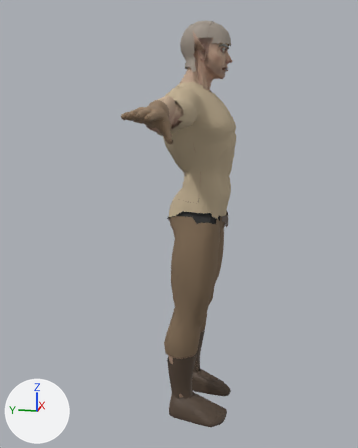
The glTF model game/models/own/races/ельф-чоловік.gltf as it was, and as the next commit left it.
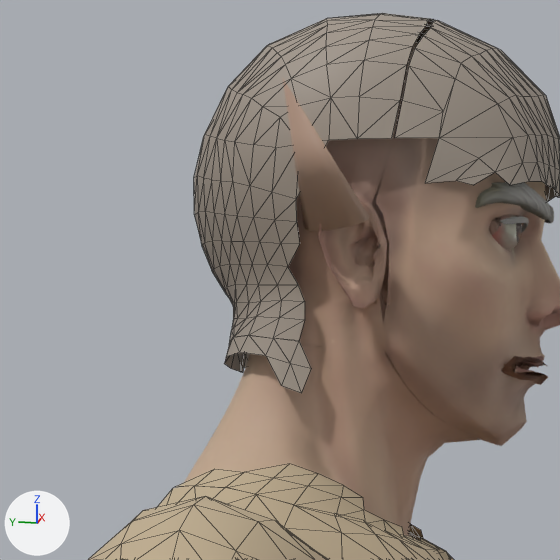
Each version is shown whole from a 50 mm camera at (-2.231, -0.324, 1.485) aimed at (-0.013, 0.12, 0.931), then close up on the part from 43% to 64% of the width and 4% to 21% of the height. The lights are fixed; the arrows at lower left show +X, +Y and +Z. The older version's two pictures come first. The close-ups show mesh edges as thin lines.

Names of what the first close-up shows: 'Eyebrows', 'Eyes', 'SuperHero_Male', 'Одяг-Сорочка', 'Одяг-Шолом'.
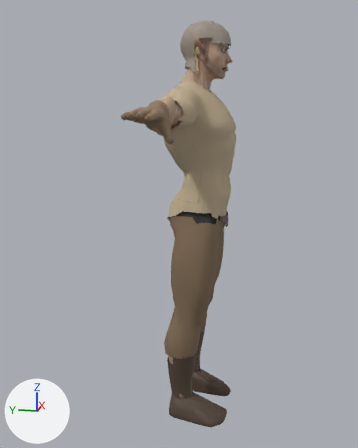
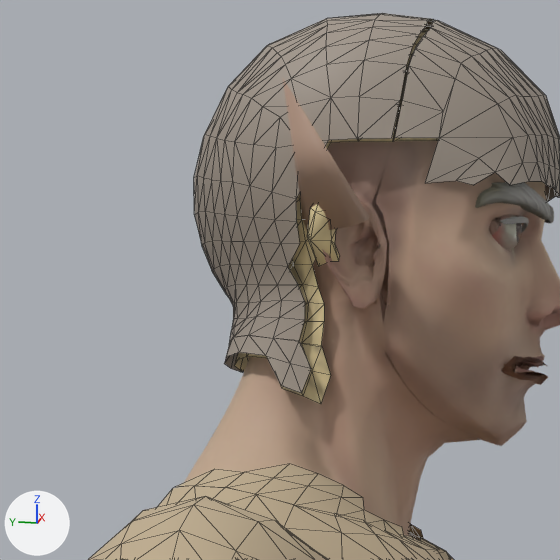
What changed in the scene script:
```text
Add img_волосся_світле:
    img_волосся_світле = load_image('волосся-світле', 'волосся-світле.png', 512, 512, 'sRGB')
Add mat_волосся:
    mat_волосся = bpy.data.materials.new('Волосся')
    # uses the picture img_волосся_світле
Add me_sphere_005_retopology_008:
    me_sphere_005_retopology_008.from_pydata(...)  # 420 vertices, 656 faces; spans x -0.094..0.094, y -0.093..0.109, z 1.602..1.813
    me_sphere_005_retopology_008.materials.append(mat_волосся)
Add ob_волосся:
    ob_волосся = bpy.data.objects.new('Волосся', me_sphere_005_retopology_008)
    ob_волосся.location = (0.0, 0.0, 0.0)
```

Changed parts and their boxes (x1, y1, x2, y2) in the close-ups (560 x 560 px):
'Волосся', added (mostly hidden): after (234, 29, 439, 404)
